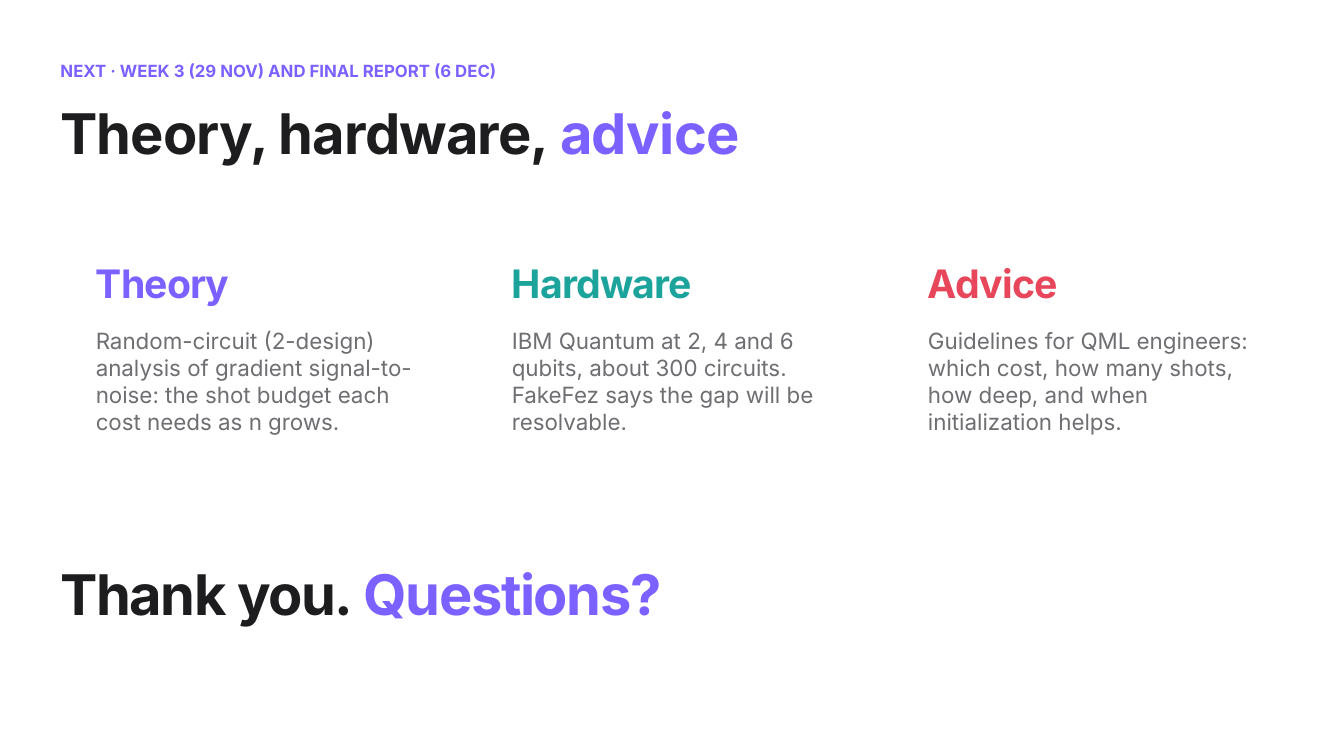
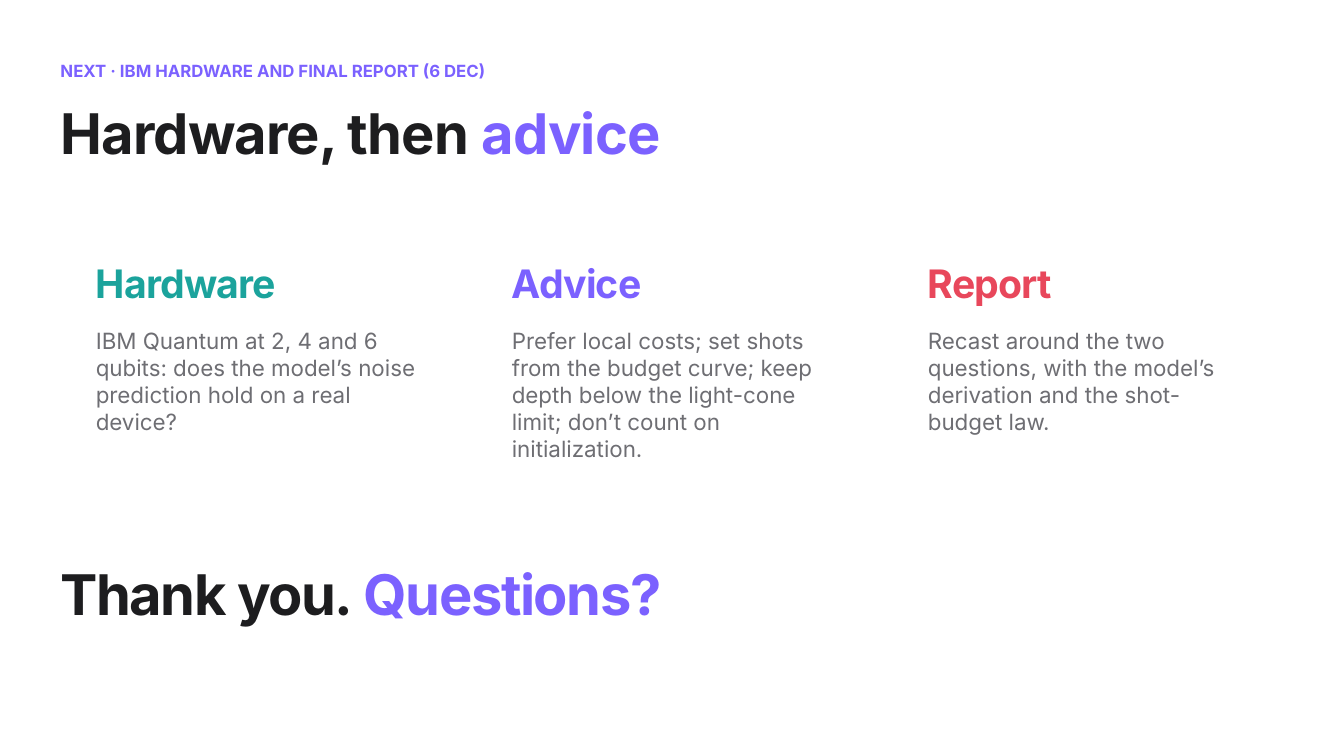
Before and after one commit to Saifix/Barren-plateaus-global-vs.-local-cost-functions, a slide deck: slide 10 of presentations/2026-11-24_progress_update.pptx. Drawn at 1344x756 pixels with LibreOffice and Linux fonts; fonts in the diff are those of the drawing; background and template pictures are left out. Boxes give left, top, right and bottom in pixels: in the first picture for what was removed or moved away, otherwise in the second. Text is boxed around its words. In the diff, an @@ line names an element or a change of style, - is before the commit and + after.

```diff
--- a/presentations/2026-11-24_progress_update.pptx
+++ b/presentations/2026-11-24_progress_update.pptx
@@ text at bbox=[60, 63, 485, 79]: text changed @@
-NEXT · WEEK 3 (29 NOV) AND FINAL REPORT (6 DEC)
+NEXT · IBM HARDWARE AND FINAL REPORT (6 DEC)
@@ title at bbox=[60, 111, 660, 165]: text changed @@
-Theory, hardware, advice
+Hardware, then advice
@@ text at bbox=[96, 269, 276, 299]: text changed; text colour #7B61FF to #1BA39C @@
-Theory
+Hardware
@@ text at bbox=[512, 268, 642, 299]: text changed; text colour #1BA39C to #7B61FF @@
-Hardware
+Advice
@@ text at bbox=[928, 269, 1052, 306]: text changed @@
-Advice
+Report
@@ text at bbox=[96, 332, 415, 430]: text changed @@
-Random-circuit (2-design) analysis of gradient signal-to-noise: the shot budget each cost needs as n grows.
+IBM Quantum at 2, 4 and 6 qubits: does the model’s noise prediction hold on a real device?
@@ text at bbox=[512, 332, 812, 457]: text changed @@
-IBM Quantum at 2, 4 and 6 qubits, about 300 circuits. FakeFez says the gap will be resolvable.
+Prefer local costs; set shots from the budget curve; keep depth below the light-cone limit; don’t count on initialization.
@@ text at bbox=[928, 332, 1215, 435]: text changed @@
-Guidelines for QML engineers: which cost, how many shots, how deep, and when initialization helps.
+Recast around the two questions, with the model’s derivation and the shot-budget law.
```
Also in this commit, not shown: 6 other slides changed, 1 slide added, 1 slide removed, 25 other files.
